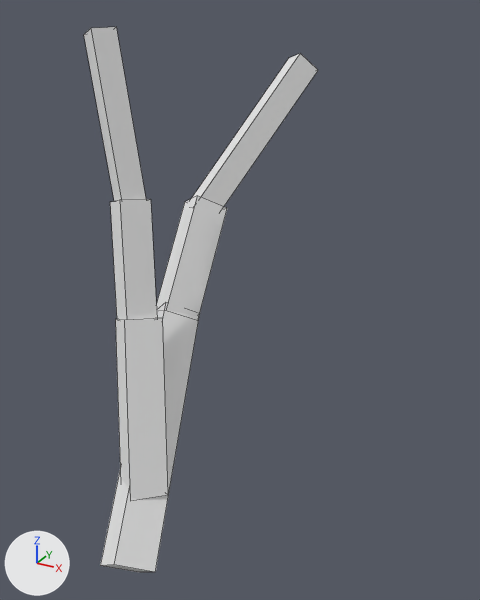
The OBJ model assets/mcme/models/block/beech_twig_branch_up_3.obj: old version first, new version second.
Both versions are drawn from a 50 mm lens placed at (2.28, -3.62, 2.71), pointed at (0.48, -0.33, 1.07). Every picture has the same lights, and +X, +Y and +Z are marked at lower left. Mesh edges are drawn as thin lines. Where no turn or scale is listed for an object, it has been applied to the vertices.
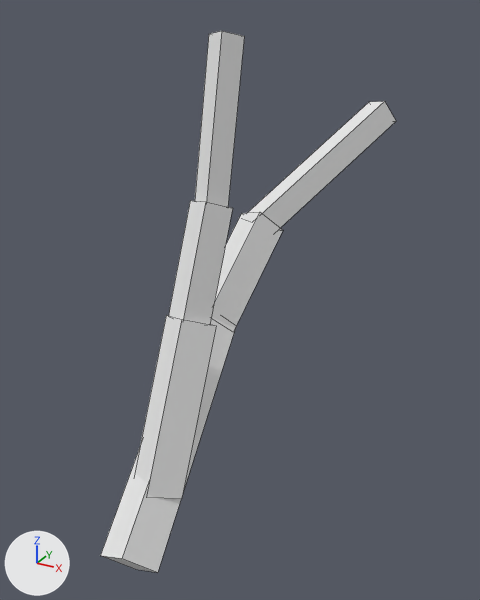
Commit message: birch twig rotation reduction of different variations

Changed parts and their boxes [x1, y1, x2, y2] in the pictures (480 x 600 px):
'cube.004', reshaped (52% wider): before [115, 318, 168, 500]; after [135, 315, 216, 499]
'cube', reshaped (21% narrower): before [84, 27, 146, 201]; after [195, 31, 244, 207]
'cube.001', reshaped (16% wider, 17% shorter): before [191, 53, 318, 208]; after [248, 101, 396, 229]
'cube.003', reshaped (36% wider): before [100, 302, 199, 572]; after [100, 318, 235, 573]
'cube.005', reshaped (38% wider): before [110, 199, 157, 320]; after [168, 200, 233, 324]
'cube.002', reshaped: before [156, 196, 227, 317]; after [212, 212, 283, 328]
part 2 of me_cube_001, deleted: before [191, 53, 318, 208]
part 3 of me_cube_001, added: after [248, 101, 396, 229]

What changed in the scene script:
```text
Change me_cube:
    where me_cube.from_pydata(...)  # 8 vertices, 6 faces; spans x -0.259..0.141, y -0.884..-0.589, z 1.669..2.623
    verts and faces of me_cube; kept vertices keep their numbers, new ones are numbered from 8
    me_cube part 1
    add delete_vertices([*range(0, 8)])  # with the faces that use them
    add verts[8] = (0.308, -0.37, 2.587)  # pixel (208, 33)
    add verts[9] = (0.324, -0.594, 1.668)
    add verts[10] = (0.442, -0.662, 1.686)
    add for new, old in zip([11, 12, 13], [8, 9, 10]): verts[new] = verts[old] + (0.07, 0.115, -0.027)
    add verts[14] = (0.427, -0.437, 2.605)  # pixel (221, 30)
    add verts[15] = (0.496, -0.322, 2.579)  # pixel (244, 36)
    add faces += [(8, 14, 15, 11), (8, 11, 12, 9), (9, 12, 13, 10), (10, 13, 15, 14), (11, 15, 13, 12), (8, 9, 10, 14)]
Change me_cube_001:
    where me_cube_001.from_pydata(...)  # 8 vertices, 6 faces; spans x -0.09..0.529, y -0.172..0.747, z 1.408..2.447
    verts and faces of me_cube_001; kept vertices keep their numbers, new ones are numbered from 8
    me_cube_001 part 2
    add delete_vertices([*range(0, 8)])  # with the faces that use them
    me_cube_001 part 3
    add verts[8] = (0.296, 0.201, 1.298)
    add verts[9] = (0.44, 0.086, 1.322)
    add verts[10] = (0.225, 0.139, 1.429)
    add verts[11] = (0.369, 0.024, 1.453)  # pixel (252, 222)
    add for new, old in zip([*range(12, 16)], [*range(8, 12)]): verts[new] = verts[old] + (0.548, 0.833, 0.692)
    add faces += [(12, 14, 15, 13), (8, 12, 13, 9), (8, 9, 11, 10), (10, 11, 15, 14), (9, 13, 15, 11), (8, 10, 14, 12)]
Change me_cube_002:
    where me_cube_002.from_pydata(...)  # 8 vertices, 6 faces; spans x -0.103..0.234, y -0.586..0.104, z 0.835..1.625
    verts and faces of me_cube_002; kept vertices keep their numbers, new ones are numbered from 8
    me_cube_002 part 4
    add delete_vertices([*range(0, 8)])  # with the faces that use them
    add verts[8] = (0.328, 0.284, 1.318)
    add verts[9] = (0.218, 0.156, 1.458)  # pixel (241, 213)
    add verts[10] = (0.243, -0.238, 0.776)
    add verts[11] = (0.133, -0.366, 0.916)
    add for new, old in zip([*range(12, 16)], [*range(8, 12)]): verts[new] = verts[old] + (0.182, -0.091, 0.059)
    add faces += [(8, 9, 13, 12), (8, 12, 14, 10), (10, 14, 15, 11), (9, 11, 15, 13), (12, 13, 15, 14), (8, 10, 11, 9)]
Change me_cube_003:
    where me_cube_003.from_pydata(...)  # 8 vertices, 6 faces; spans x -0.089..0.62, y -1.662..-0.34, z -0.157..1.056
    verts and faces of me_cube_003; kept vertices keep their numbers, new ones are numbered from 8
    me_cube_003 part 5
    add delete_vertices([*range(0, 8)])  # with the faces that use them
    add verts[8] = (0.109, -0.368, 0.899)
    add verts[9] = (0.303, -0.419, 1.016)
    add verts[10] = (0.509, -1.644, 0.14)  # pixel (121, 558)
    add for new, old in zip([11, 12, 13], [8, 9, 10]): verts[new] = verts[old] + (0.123, 0.128, -0.15)
    add verts[14] = (0.438, -1.466, -0.126)  # pixel (135, 569)
    add verts[15] = (0.315, -1.593, 0.024)  # pixel (100, 555)
    add faces += [(8, 9, 12, 11), (11, 12, 13, 14), (10, 15, 14, 13), (8, 15, 10, 9), (9, 10, 13, 12), (8, 11, 14, 15)]
Change me_cube_004:
    where me_cube_004.from_pydata(...)  # 8 vertices, 6 faces; spans x 0.022..0.527, y -1.409..-0.807, z 0.178..1.18
    verts and faces of me_cube_004; kept vertices keep their numbers, new ones are numbered from 8
    me_cube_004 part 6
    add delete_vertices([*range(0, 8)])  # with the faces that use them
    add verts[8] = (0.272, -0.827, 1.123)  # pixel (166, 315)
    add verts[9] = (0.449, -0.933, 1.18)  # pixel (181, 319)
    add verts[10] = (0.294, -1.262, 0.252)
    add for new, old in zip([11, 12, 13], [8, 9, 10]): verts[new] = verts[old] + (0.12, 0.159, -0.076)
    add verts[14] = (0.591, -1.208, 0.233)  # pixel (181, 498)
    add verts[15] = (0.471, -1.368, 0.31)  # pixel (146, 497)
    add faces += [(8, 9, 12, 11), (11, 12, 14, 13), (10, 13, 14, 15), (8, 10, 15, 9), (9, 15, 14, 12), (8, 11, 13, 10)]
Change me_cube_005:
    where me_cube_005.from_pydata(...)  # 8 vertices, 6 faces; spans x -0.084..0.28, y -1.068..-0.666, z 1.084..1.78
    verts and faces of me_cube_005; kept vertices keep their numbers, new ones are numbered from 8
    me_cube_005 part 7
    add delete_vertices([*range(0, 8)])  # with the faces that use them
    add verts[8] = (0.45, -0.666, 1.765)  # pixel (205, 201)
    add verts[9] = (0.291, -0.835, 1.124)  # pixel (168, 316)
    add verts[10] = (0.443, -0.916, 1.155)
    add for new, old in zip([11, 12, 13], [8, 9, 10]): verts[new] = verts[old] + (0.087, 0.139, -0.058)
    add verts[14] = (0.299, -0.585, 1.733)  # pixel (190, 200)
    add verts[15] = (0.386, -0.445, 1.675)
    add faces += [(8, 11, 15, 14), (9, 14, 15, 12), (9, 12, 13, 10), (8, 10, 13, 11), (11, 13, 12, 15), (8, 14, 9, 10)]
```
